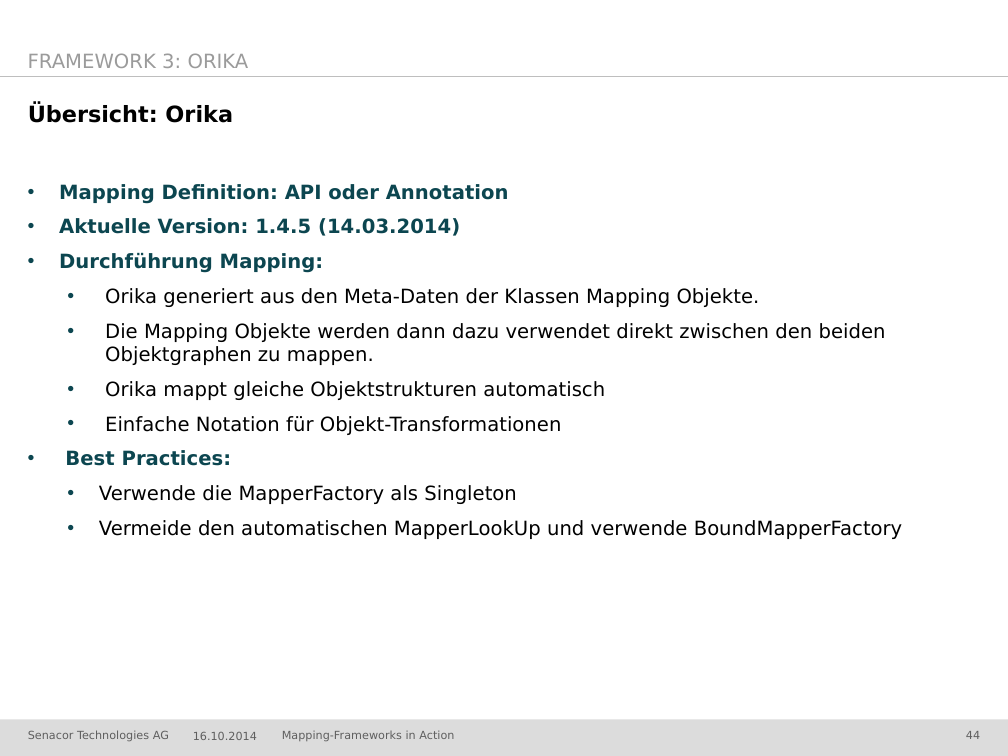
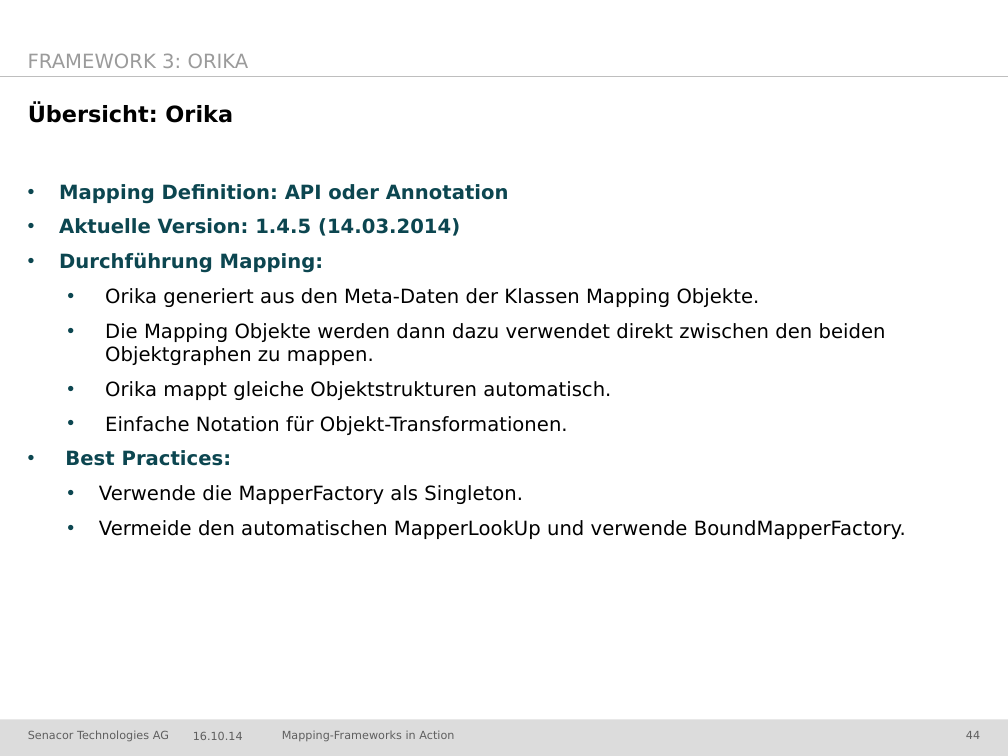
Before and after one commit to jschwalb/Mappings, a slide deck: slide 44 of presentation.pptx. Drawn at 1008x756 pixels with LibreOffice and Linux fonts; fonts in the diff are those of the drawing; background and template pictures are left out. Boxes give left, top, right and bottom in pixels: in the first picture for what was removed or moved away, otherwise in the second. Text is boxed around its words. In the diff, an @@ line names an element or a change of style, - is before the commit and + after.

Commit message:
kleinere Schreibfehler und Darstellung bei Orika

```diff
--- a/presentation.pptx
+++ b/presentation.pptx
@@ text at (x1=105, y1=381, x2=611, y2=435): text changed @@
-    • Orika mappt gleiche Objektstrukturen automatisch
-    • Einfache Notation für Objekt-Transformationen
+    • Orika mappt gleiche Objektstrukturen automatisch.
+    • Einfache Notation für Objekt-Transformationen.
@@ text at (x1=99, y1=485, x2=906, y2=539): text changed @@
-    • Verwende die MapperFactory als Singleton
-    • Vermeide den automatischen MapperLookUp und verwende BoundMapperFactory
+    • Verwende die MapperFactory als Singleton.
+    • Vermeide den automatischen MapperLookUp und verwende BoundMapperFactory.
@@ text at (x1=193, y1=732, x2=243, y2=740): text changed @@
-16.10.2014
+16.10.14
```
Also in this commit, not shown: 57 other slides changed, 2 slides added.
